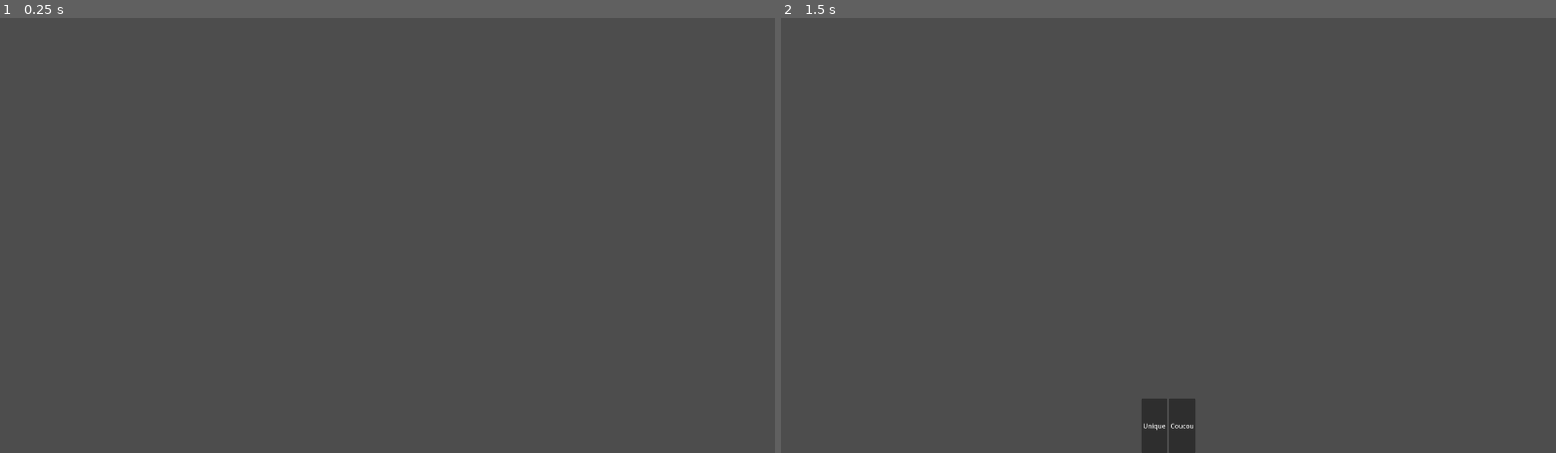
Above: before the commit, frames 1-2 (left to right).
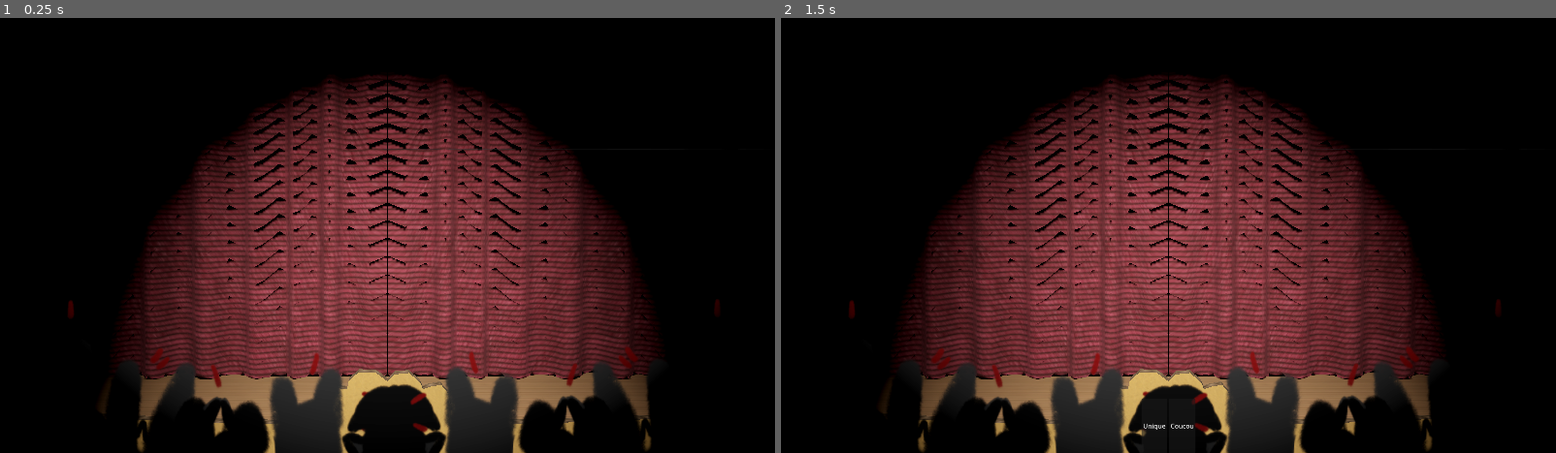
Above: after the commit, the same moments.

Repository: JungoQuentin/heroic
Game: Godot game, scene res://main.tscn
Two runs of this game, one before a commit and one after it. Both use one fixed random seed, a clock stepped at 60 frames per second and the inputs below.
Inputs:
- Up to frame 1 (0.25 s): no input
- Up to frame 2 (1.5 s): tap Enter at 0.5 s; tap Space at 1.25 s

The runs differ from the first frame. In frame 1, 100% of the frame differs, in the area x 0-100%, y 0-100%; in frame 2, 100%.

Commit message:
feat: make the world !

Diff:
--- a/main.tscn
+++ b/main.tscn
@@ -2,6 +2,7 @@
 
 [ext_resource type="Script" uid="uid://dl42sr527mgru" path="res://main.gd" id="1_0xm2m"]
 [ext_resource type="Script" uid="uid://cmysn2udtxgr7" path="res://canvas_layer.gd" id="1_ig7tw"]
+[ext_resource type="PackedScene" uid="uid://r7oqvcqkwqu6" path="res://scenes/world.tscn" id="3_h2yge"]
 
 [node name="Main" type="Node3D" unique_id=685122384]
 script = ExtResource("1_0xm2m")
@@ -33,3 +34,5 @@
 "
 
 [node name="DialogAudioStreamPlayer" type="AudioStreamPlayer" parent="." unique_id=557127955]
+
+[node name="World" parent="." unique_id=1283472454 instance=ExtResource("3_h2yge")]
--- /dev/null
+++ b/scenes/rideau.gd
@@ -0,0 +1,20 @@
+extends Node3D
+
+@export var is_right: bool = true
+
+const ANIM_TIME:= 1.3
+
+func open() -> void:
+	# TODO -> transaltion exterieur
+	var tween = get_tree().create_tween()
+	if is_right:
+		tween.tween_property($rideau_droite, "blend_shapes/Rideau_Blenshape1.rideau_droite_ferme", 0., ANIM_TIME)
+	else:
+		tween.tween_property($rideau_gauche, "blend_shapes/Rideau_Blenshape.rideau_gauche_ferme", 0., ANIM_TIME)
+
+func close() -> void:
+	var tween = get_tree().create_tween()
+	if is_right:
+		tween.tween_property($rideau_droite, "blend_shapes/Rideau_Blenshape1.rideau_droite_ferme", 1., ANIM_TIME)
+	else:
+		tween.tween_property($rideau_gauche, "blend_shapes/Rideau_Blenshape.rideau_gauche_ferme", 1., ANIM_TIME)
--- a/scenes/rideau_droite.tscn
+++ b/scenes/rideau_droite.tscn
@@ -1,11 +1,13 @@
 [gd_scene format=3 uid="uid://wyhl2g8o05no"]
 
 [ext_resource type="PackedScene" uid="uid://ug8y8flnac0o" path="res://assets/3D/rideaux/rideau_droite.fbx" id="1_pxmuy"]
-[ext_resource type="Material" uid="uid://bjs0ccrok6yl5" path="res://textures/rideaux/rideau.tres" id="2_8whys"]
+[ext_resource type="Script" uid="uid://ci1wsrpsvnf2j" path="res://scenes/rideau.gd" id="2_8whys"]
+[ext_resource type="Material" uid="uid://bjs0ccrok6yl5" path="res://textures/rideaux/rideau.tres" id="2_8whyx"]
 
 [node name="rideau_droite" unique_id=1497206293 instance=ExtResource("1_pxmuy")]
+script = ExtResource("2_8whys")
 
-[node name="rideau_droite" parent="." index="0" unique_id=2091556277]
+[node name="rideau_droite" parent="." index="0" unique_id=684943642]
 transform = Transform3D(0.01, 0, 0, 0, 0.01, 0, 0, 0, 0.01, 0, 0, 0)
 blend_shapes/Rideau_Blenshape1.rideau_droite_ferme = 1.0
-surface_material_override/0 = ExtResource("2_8whys")
+surface_material_override/0 = ExtResource("2_8whyx")
--- a/scenes/rideau_gauche.tscn
+++ b/scenes/rideau_gauche.tscn
@@ -1,10 +1,13 @@
 [gd_scene format=3 uid="uid://dqx13uot8s4cv"]
 
 [ext_resource type="PackedScene" uid="uid://c0ybd0s1iqvxm" path="res://assets/3D/rideaux/rideau_gauche.fbx" id="1_v3j6j"]
+[ext_resource type="Script" uid="uid://ci1wsrpsvnf2j" path="res://scenes/rideau.gd" id="2_dmwaj"]
 [ext_resource type="Material" uid="uid://bjs0ccrok6yl5" path="res://textures/rideaux/rideau.tres" id="2_v3j6j"]
 
 [node name="rideau_gauche" unique_id=1475470428 instance=ExtResource("1_v3j6j")]
+script = ExtResource("2_dmwaj")
+is_right = false
 
-[node name="rideau_gauche" parent="." index="0" unique_id=1209311060]
+[node name="rideau_gauche" parent="." index="0" unique_id=1542186526]
 blend_shapes/Rideau_Blenshape.rideau_gauche_ferme = 1.0
 surface_material_override/0 = ExtResource("2_v3j6j")
--- /dev/null
+++ b/scenes/world.gd
@@ -0,0 +1,10 @@
+class_name World extends Node3D
+
+
+func open_curtains() -> void:
+	$Theater/rideau_droite.open()
+	$Theater/rideau_gauche.open()
+
+func close_curtains() -> void:
+	$Theater/rideau_droite.close()
+	$Theater/rideau_gauche.close()
--- /dev/null
+++ b/scenes/world.tscn
@@ -0,0 +1,186 @@
+[gd_scene format=3 uid="uid://r7oqvcqkwqu6"]
+
+[ext_resource type="Script" uid="uid://b20tcrj5ipqcu" path="res://scenes/world.gd" id="1_jhx03"]
+[ext_resource type="PackedScene" uid="uid://wyhl2g8o05no" path="res://scenes/rideau_droite.tscn" id="2_o8fc1"]
+[ext_resource type="PackedScene" uid="uid://dqx13uot8s4cv" path="res://scenes/rideau_gauche.tscn" id="3_xo05s"]
+[ext_resource type="Texture2D" uid="uid://hkwqnoxkdvn5" path="res://textures/wood/6453600.jpg" id="4_dss4m"]
+[ext_resource type="Texture2D" uid="uid://d11blrq7gp262" path="res://textures/cardboard/Cardboard002_1K-JPG_Color.jpg" id="5_7t5mc"]
+[ext_resource type="Texture2D" uid="uid://ba1nw4insj3ab" path="res://assets/2D/Publique/theatre_public_blocking.png" id="6_lakw3"]
+[ext_resource type="ArrayMesh" uid="uid://ce84gkttuyk7k" path="res://assets/3D/front_panel/front_plane_face.obj" id="7_pm21f"]
+[ext_resource type="Shader" uid="uid://dme2bhejt8uhu" path="res://shaders/cardboard_face.gdshader" id="8_2lf6f"]
+[ext_resource type="ArrayMesh" uid="uid://btrf748mva3fd" path="res://assets/3D/front_panel/front_plane_side.obj" id="9_7iits"]
+[ext_resource type="Shader" uid="uid://38qgcitxmrt3" path="res://shaders/cardboard_side.gdshader" id="10_oo54l"]
+[ext_resource type="Texture2D" uid="uid://cc12ix4hvhx88" path="res://textures/cardboard/cardboard.webp" id="11_kpybi"]
+[ext_resource type="ArrayMesh" uid="uid://b2apr35w2h7d8" path="res://assets/3D/middle_panel/middle_panel_face.obj" id="12_ctatt"]
+[ext_resource type="ArrayMesh" uid="uid://bn5lls1efuvah" path="res://assets/3D/middle_panel/middle_panel_side.obj" id="13_xgqkh"]
+
+[sub_resource type="ProceduralSkyMaterial" id="ProceduralSkyMaterial_gthg3"]
+sky_top_color = Color(0.40349752, 0.23201117, 0.09611865, 1)
+sky_horizon_color = Color(0.31640095, 0.27352935, 0.23955622, 1)
+ground_bottom_color = Color(0, 0, 0, 1)
+ground_horizon_color = Color(0.31640095, 0.27352935, 0.23955622, 1)
+energy_multiplier = 0.2
+
+[sub_resource type="Sky" id="Sky_ntc4i"]
+sky_material = SubResource("ProceduralSkyMaterial_gthg3")
+
+[sub_resource type="Environment" id="Environment_u0xbq"]
+background_mode = 2
+sky = SubResource("Sky_ntc4i")
+tonemap_mode = 2
+glow_enabled = true
+
+[sub_resource type="CylinderMesh" id="CylinderMesh_gthg3"]
+
+[sub_resource type="StandardMaterial3D" id="StandardMaterial3D_ntc4i"]
+albedo_texture = ExtResource("4_dss4m")
+uv1_scale = Vector3(4, 4, 4)
+
+[sub_resource type="PlaneMesh" id="PlaneMesh_ntc4i"]
+
+[sub_resource type="StandardMaterial3D" id="StandardMaterial3D_u0xbq"]
+albedo_texture = ExtResource("5_7t5mc")
+
+[sub_resource type="QuadMesh" id="QuadMesh_u0xbq"]
+
+[sub_resource type="StandardMaterial3D" id="StandardMaterial3D_pln1h"]
+transparency = 1
+albedo_texture = ExtResource("6_lakw3")
+
+[sub_resource type="ShaderMaterial" id="ShaderMaterial_s36qc"]
+render_priority = 0
+shader = ExtResource("8_2lf6f")
+shader_parameter/albedo_tex = ExtResource("5_7t5mc")
+shader_parameter/world_scale = 0.07
+shader_parameter/rotation_deg = 90.000004275
+shader_parameter/projection_plane = 2
+shader_parameter/rotation_pivot = Vector2(0, 0)
+
+[sub_resource type="ShaderMaterial" id="ShaderMaterial_6qxox"]
+render_priority = 0
+shader = ExtResource("10_oo54l")
+shader_parameter/albedo_tex = ExtResource("11_kpybi")
+shader_parameter/world_scale = 3.0
+shader_parameter/rotation_deg = 0.0
+shader_parameter/rotation_pivot = Vector2(0, 0)
+
+[sub_resource type="ShaderMaterial" id="ShaderMaterial_u0xbq"]
+render_priority = 0
+shader = ExtResource("8_2lf6f")
+shader_parameter/albedo_tex = ExtResource("5_7t5mc")
+shader_parameter/world_scale = 0.05
+shader_parameter/rotation_deg = 0.0
+shader_parameter/projection_plane = 2
+shader_parameter/rotation_pivot = Vector2(0, 0)
+
+[sub_resource type="ShaderMaterial" id="ShaderMaterial_gthg3"]
+render_priority = 0
+shader = ExtResource("10_oo54l")
+shader_parameter/albedo_tex = ExtResource("11_kpybi")
+shader_parameter/world_scale = 2.0
+shader_parameter/rotation_deg = 90.0
+shader_parameter/rotation_pivot = Vector2(0, 0)
+
+[node name="World" type="Node3D" unique_id=1283472454]
+script = ExtResource("1_jhx03")
+
+[node name="WorldEnvironment" type="WorldEnvironment" parent="." unique_id=1810001575]
+environment = SubResource("Environment_u0xbq")
+
+[node name="Camera3D" type="Camera3D" parent="." unique_id=1578331249]
+transform = Transform3D(-4.371139e-08, 0.017452406, -0.9998477, 0, 0.9998477, 0.017452406, 1, 7.628689e-10, -4.370473e-08, -11.560702, 4.562749, 0)
+fov = 46.7
+
+[node name="Theater" type="Node3D" parent="." unique_id=145647438]
+
+[node name="rideau_droite" parent="Theater" unique_id=1497206293 instance=ExtResource("2_o8fc1")]
+transform = Transform3D(1, 0, 0, 0, 1, 0, 0, 0, 1, 0.8008442, 0, 0)
+
+[node name="rideau_gauche" parent="Theater" unique_id=1475470428 instance=ExtResource("3_xo05s")]
+transform = Transform3D(1, 0, 0, 0, 1, 0, 0, 0, 1, 0.8008442, 0, 0)
+
+[node name="ground" type="MeshInstance3D" parent="Theater" unique_id=569869560]
+transform = Transform3D(25.321627, 0, 0, 0, 1, 0, 0, 0, 45.658157, 12.351536, -0.93094206, -0.0598588)
+mesh = SubResource("CylinderMesh_gthg3")
+skeleton = NodePath("")
+surface_material_override/0 = SubResource("StandardMaterial3D_ntc4i")
+
+[node name="backboard" type="MeshInstance3D" parent="Theater" unique_id=421576354]
+transform = Transform3D(-6.2994553e-07, -14.411474, 0, 14.411474, -6.2994553e-07, 0, 0, 0, 14.411474, 11.706662, 0, 0)
+mesh = SubResource("PlaneMesh_ntc4i")
+skeleton = NodePath("../..")
+surface_material_override/0 = SubResource("StandardMaterial3D_u0xbq")
+
+[node name="wall_right" type="MeshInstance3D" parent="Theater" unique_id=183990941]
+transform = Transform3D(-1.630419e-07, -3.7299645, -13.920415, 14.411474, -6.299455e-07, 0, -6.084806e-07, -13.920415, 3.7299645, -11, 0, 13)
+mesh = SubResource("PlaneMesh_ntc4i")
+skeleton = NodePath("../..")
+surface_material_override/0 = SubResource("StandardMaterial3D_u0xbq")
+
+[node name="wall_left" type="MeshInstance3D" parent="Theater" unique_id=1410567457]
+transform = Transform3D(-1.6304193e-07, -3.7299645, 13.920415, 14.411474, -6.2994553e-07, 0, 6.0848066e-07, 13.920415, 3.7299645, -11, 0, -13)
+mesh = SubResource("PlaneMesh_ntc4i")
+skeleton = NodePath("../..")
+surface_material_override/0 = SubResource("StandardMaterial3D_u0xbq")
+
+[node name="public" type="Node3D" parent="Theater" unique_id=902003679]
+
+[node name="MeshInstance3D" type="MeshInstance3D" parent="Theater/public" unique_id=507124194]
+transform = Transform3D(-2.2423943e-07, 0, -2.565, 0, 2.565, 0, 5.13, 0, -1.12119714e-07, -7.4290113, 3.9029312, -1.249712)
+mesh = SubResource("QuadMesh_u0xbq")
+skeleton = NodePath("../../..")
+surface_material_override/0 = SubResource("StandardMaterial3D_pln1h")
+
+[node name="MeshInstance3D2" type="MeshInstance3D" parent="Theater/public" unique_id=1239447769]
+transform = Transform3D(2.2423943e-07, 9.801817e-15, -2.565, -4.4847886e-07, 2.565, 0, -5.13, -2.2423943e-07, -1.12119714e-07, -7.4290123, 3.9136057, 1.3578377)
+mesh = SubResource("QuadMesh_u0xbq")
+skeleton = NodePath("../../..")
+surface_material_override/0 = SubResource("StandardMaterial3D_pln1h")
+
+[node name="FrontPanel_01" type="Node3D" parent="Theater" unique_id=1677749447]
+
+[node name="FrontPlaneFace" type="MeshInstance3D" parent="Theater/FrontPanel_01" unique_id=1745304780]
+transform = Transform3D(1.12, 0, 0, 0, 1.12, 0, 0, 0, 1.12, 0, 0, 0)
+mesh = ExtResource("7_pm21f")
+skeleton = NodePath("../../..")
+surface_material_override/0 = SubResource("ShaderMaterial_s36qc")
+
+[node name="FrontPlaneSide" type="MeshInstance3D" parent="Theater/FrontPanel_01" unique_id=1083551929]
+transform = Transform3D(1.12, 0, 0, 0, 1.12, 0, 0, 0, 1.12, 0, 0, 0)
+mesh = ExtResource("9_7iits")
+skeleton = NodePath("../../..")
+surface_material_override/0 = SubResource("ShaderMaterial_6qxox")
+
+[node name="middlePanel_01" type="Node3D" parent="Theater" unique_id=1564076154]
+
+[node name="MiddlePanelFace" type="MeshInstance3D" parent="Theater/middlePanel_01" unique_id=1676576379]
+mesh = ExtResource("12_ctatt")
+skeleton = NodePath("../../..")
+surface_material_override/0 = SubResource("ShaderMaterial_u0xbq")
+
+[node name="MiddlePanelSide" type="MeshInstance3D" parent="Theater/middlePanel_01" unique_id=384530234]
+mesh = ExtResource("13_xgqkh")
+skeleton = NodePath("../../..")
+surface_material_override/0 = SubResource("ShaderMaterial_gthg3")
+
+[node name="middlePanel_02" type="Node3D" parent="Theater" unique_id=1593766888]
+transform = Transform3D(0.9477041, 0, 0, 0, 1.12, 0, 0, 0, 1.0854278, -0.78347206, 0, 0)
+
+[node name="MiddlePanelFace2" type="MeshInstance3D" parent="Theater/middlePanel_02" unique_id=1714725109]
+mesh = ExtResource("12_ctatt")
+skeleton = NodePath("../../..")
+surface_material_override/0 = SubResource("ShaderMaterial_u0xbq")
+
+[node name="MiddlePanelSide2" type="MeshInstance3D" parent="Theater/middlePanel_02" unique_id=1288446502]
+mesh = ExtResource("13_xgqkh")
+skeleton = NodePath("../../..")
+surface_material_override/0 = SubResource("ShaderMaterial_gthg3")
+
+[node name="Lights" type="Node3D" parent="." unique_id=1130469808]
+
+[node name="mainSpot" type="SpotLight3D" parent="Lights" unique_id=123069841]
+transform = Transform3D(0.49999997, 3.7855173e-08, -0.86602545, 0.86602545, -2.185569e-08, 0.49999997, 0, -1, -4.371139e-08, -15.728101, 12.38589, 0)
+light_energy = 32.0
+shadow_enabled = true
+spot_range = 33.818066
+spot_angle = 20.503931
Not shown, added: scenes/rideau.gd.uid
Not shown, added: scenes/world.gd.uid
